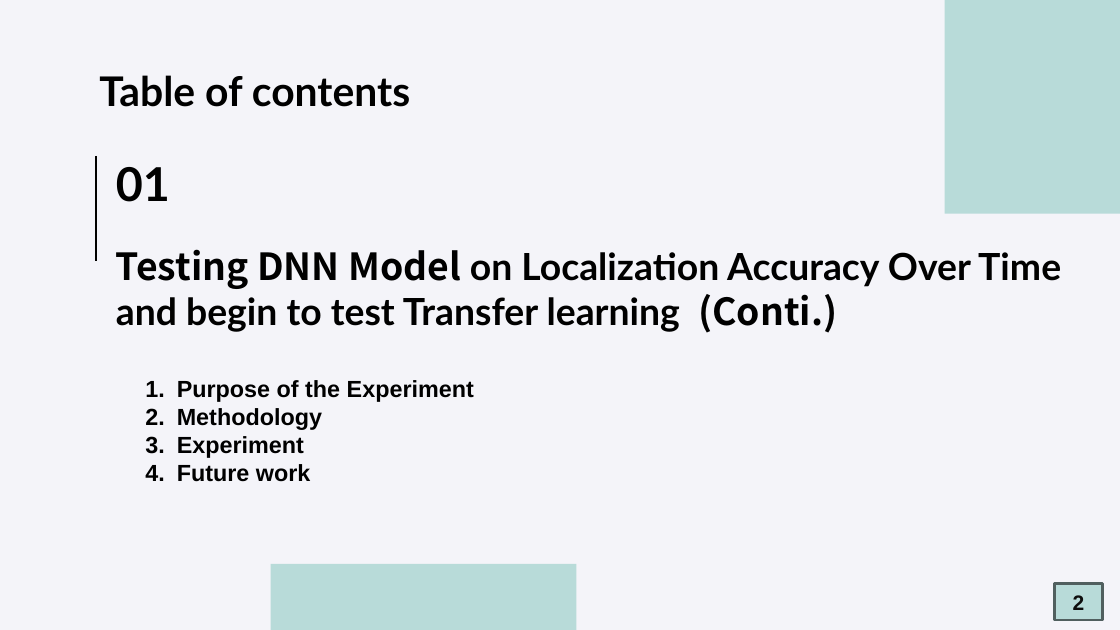
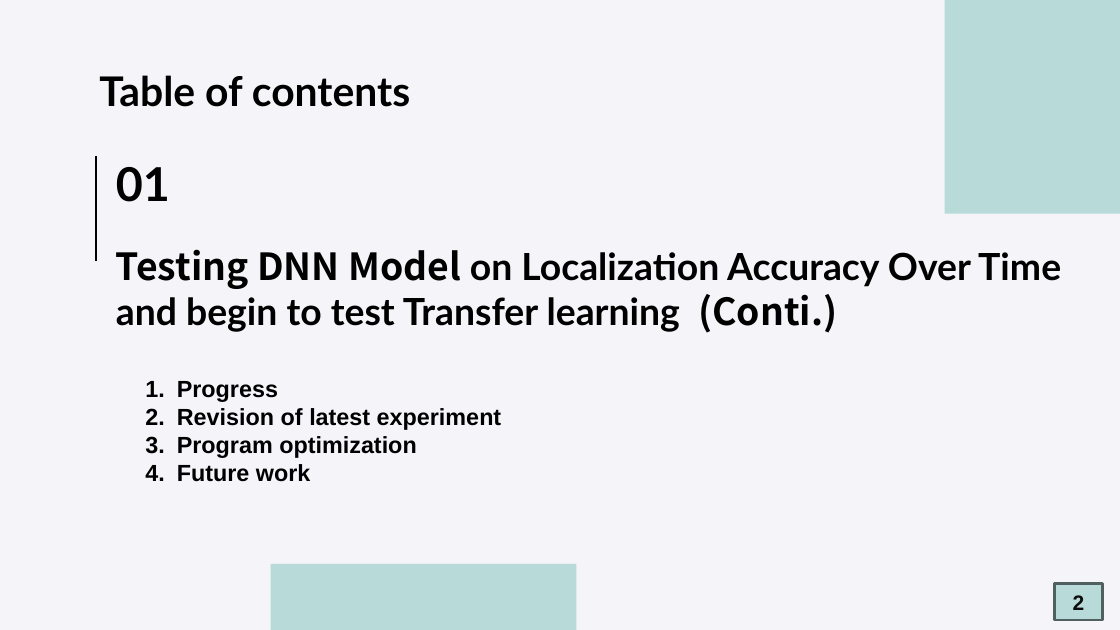
Before and after one commit to oscar9335/RTT_Research, a slide deck: slide 2 of meeting/2025-03-04/2025-03-04meeting 吳定洋.pptx. Drawn at 1120x630 pixels with LibreOffice and Linux fonts; fonts in the diff are those of the drawing. Boxes give left, top, right and bottom in pixels: in the first picture for what was removed or moved away, otherwise in the second. Text is boxed around its words. In the diff, an @@ line names an element or a change of style, - is before the commit and + after.

```diff
--- a/meeting/2025-03-04/2025-03-04meeting 吳定洋.pptx
+++ b/meeting/2025-03-04/2025-03-04meeting 吳定洋.pptx
@@ text at box(177, 381, 502, 458): text changed @@
-1. Purpose of the Experiment
-2. Methodology
-3. Experiment
+1. Progress
+2. Revision of latest experiment
+3. Program optimization
```
Also in this commit, not shown: 7 other slides changed, 9 slides added, 16 slides removed, 6 other files.
